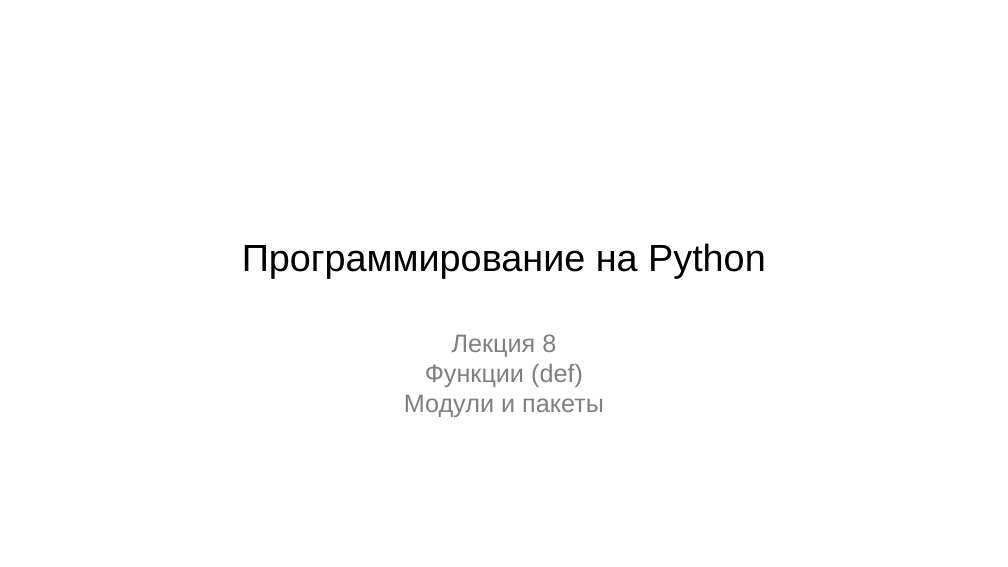
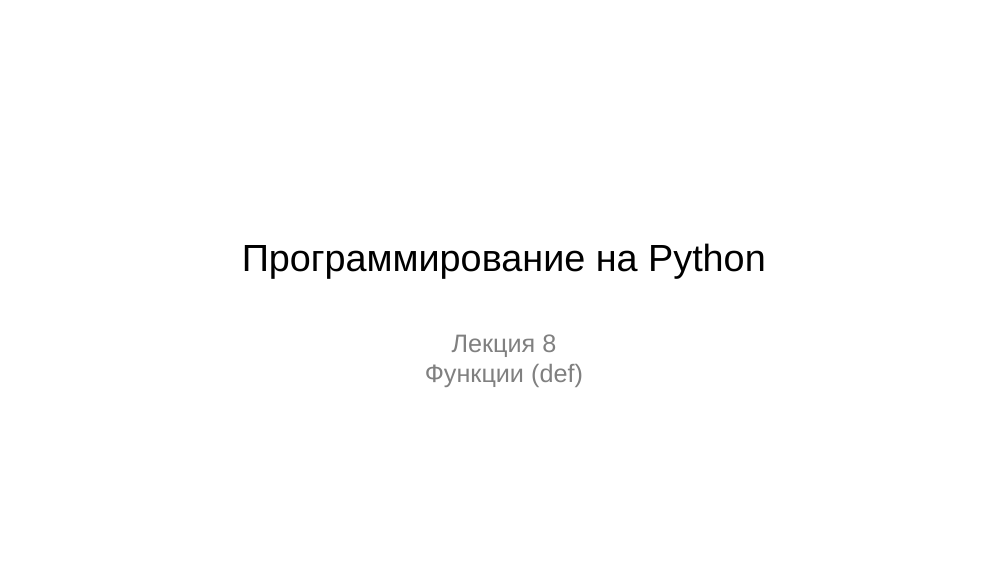
Before and after one commit to maxchv/LearnPython, a slide deck: slide 1 of week04/08.Functions.pptx. Drawn at 1008x567 pixels with LibreOffice and Linux fonts; fonts in the diff are those of the drawing. Boxes give left, top, right and bottom in pixels: in the first picture for what was removed or moved away, otherwise in the second. Text is boxed around its words. In the diff, an @@ line names an element or a change of style, - is before the commit and + after.

```diff
--- a/week04/08.Functions.pptx
+++ b/week04/08.Functions.pptx
@@ subtitle at (404, 394, 604, 417): paragraph removed @@
-Модули и пакеты
```
Also in this commit, not shown: 4 other slides changed, 3 slides added, 2 slides removed.
